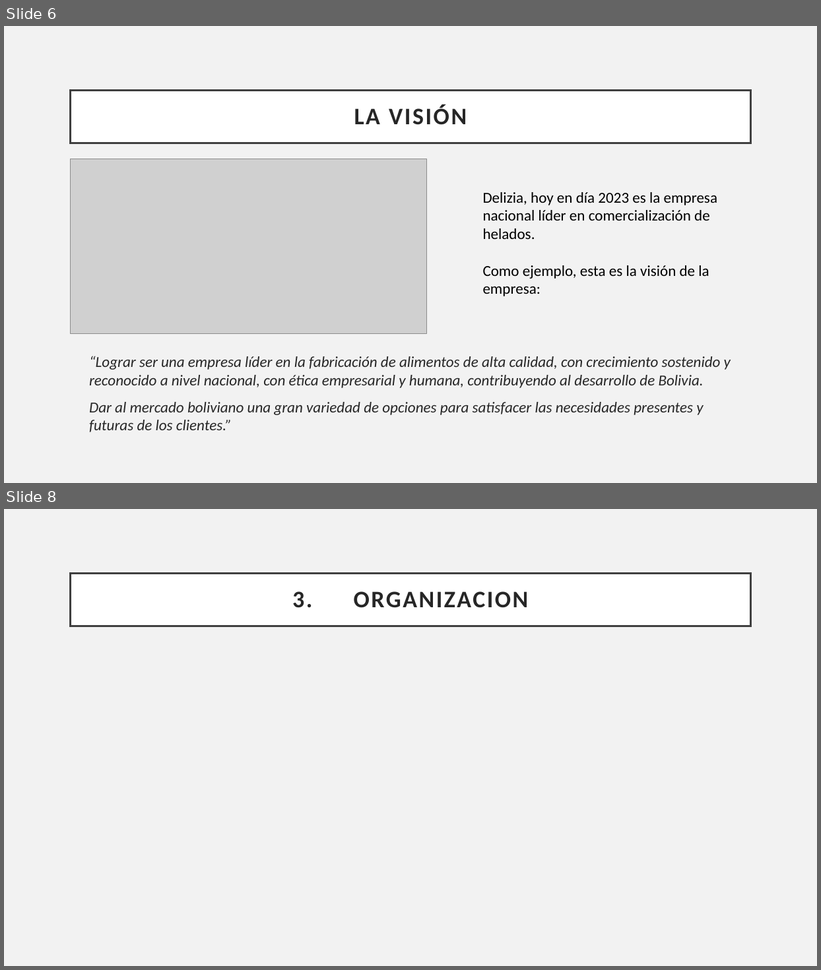
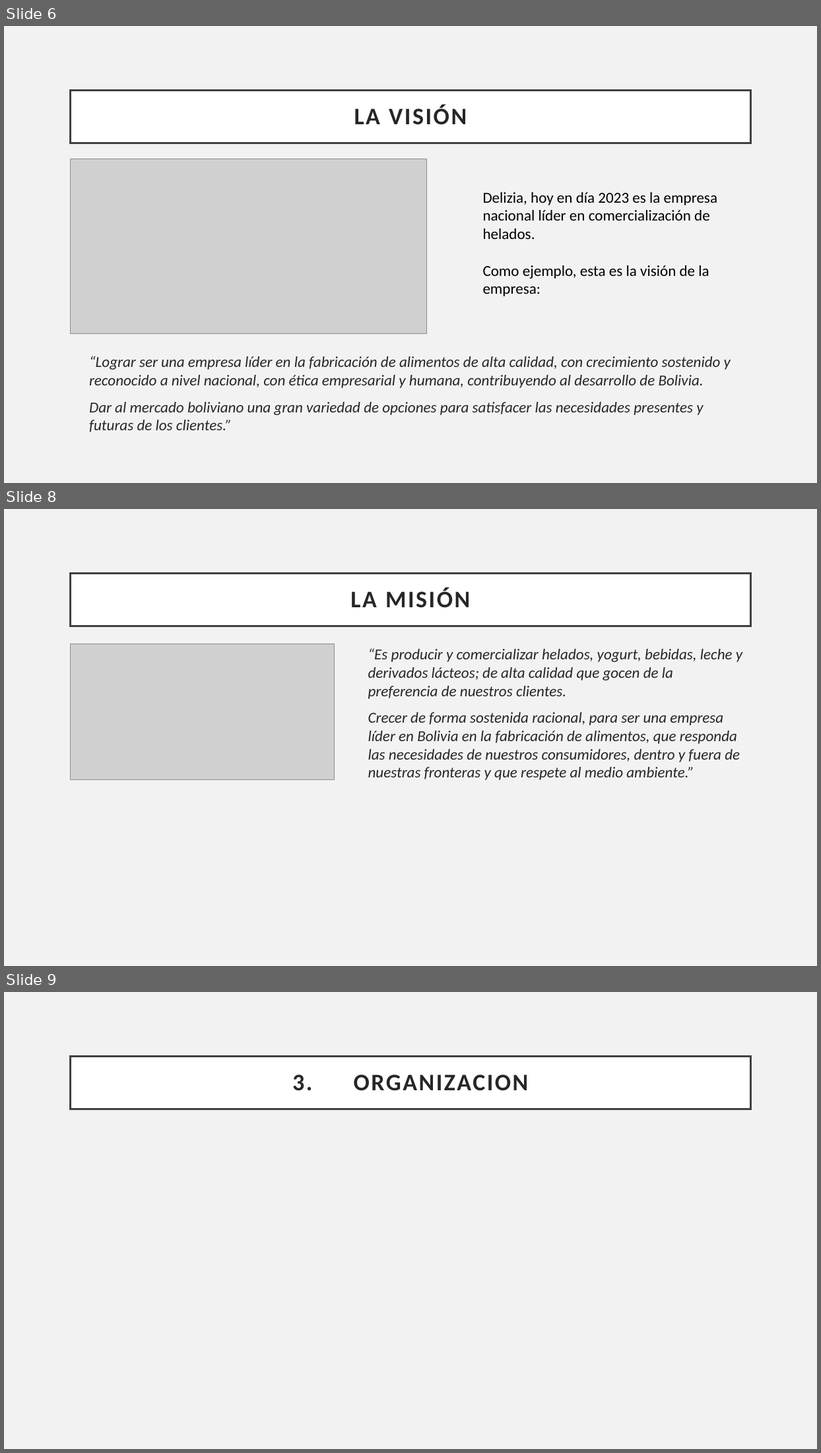
Before and after one commit to Sstrmn1/presentacionAdministracion, a slide deck: Presentacion - Exposicion.pptx. Shown one above the other, each under a label of ours: slides 6 and 8 before the commit, slides 6, 8 and 9 after it; the slides between them are not shown. The pictures are 821x970 and 821x1453 pixels, drawn with LibreOffice and Linux fonts; fonts in the diff are those of the drawing; grey boxes stand for pictures. Boxes give left, top, right and bottom in pixels: in the first picture for what was removed or moved away, otherwise in the second. Text is boxed around its words. In the diff, an @@ line names an element or a change of style, - is before the commit and + after.

Commit message:
Añadir concepto de vision y mision de la empresa

```diff
--- a/Presentacion - Exposicion.pptx
+++ b/Presentacion - Exposicion.pptx
@@ slide 8 added at [4, 509, 817, 966], background #F2F2F2 @@
@@ title added at [71, 573, 751, 626], fill #FFFFFF, outline #404040 2.5 pt, 28 pt, text #262626, bold @@
+LA MISIÓN
@@ picture added at [71, 644, 335, 780] @@
@@ text added at [368, 648, 743, 780], 18 pt, text #262626, italic @@
+“Es producir y comercializar helados, yogurt, bebidas, leche y derivados lácteos; de alta calidad que gocen de la preferencia de nuestros clientes.
+Crecer de forma sostenida racional, para ser una empresa líder en Bolivia en la fabricación de alimentos, que responda las necesidades de nuestros consumidores, dentro y fuera de nuestras fronteras y que respete al medio ambiente.”
@@ what was slide 8 is now slide 9 @@
```
Also in this commit, not shown: 1 other slide added, 1 slide removed, 1 other file.
